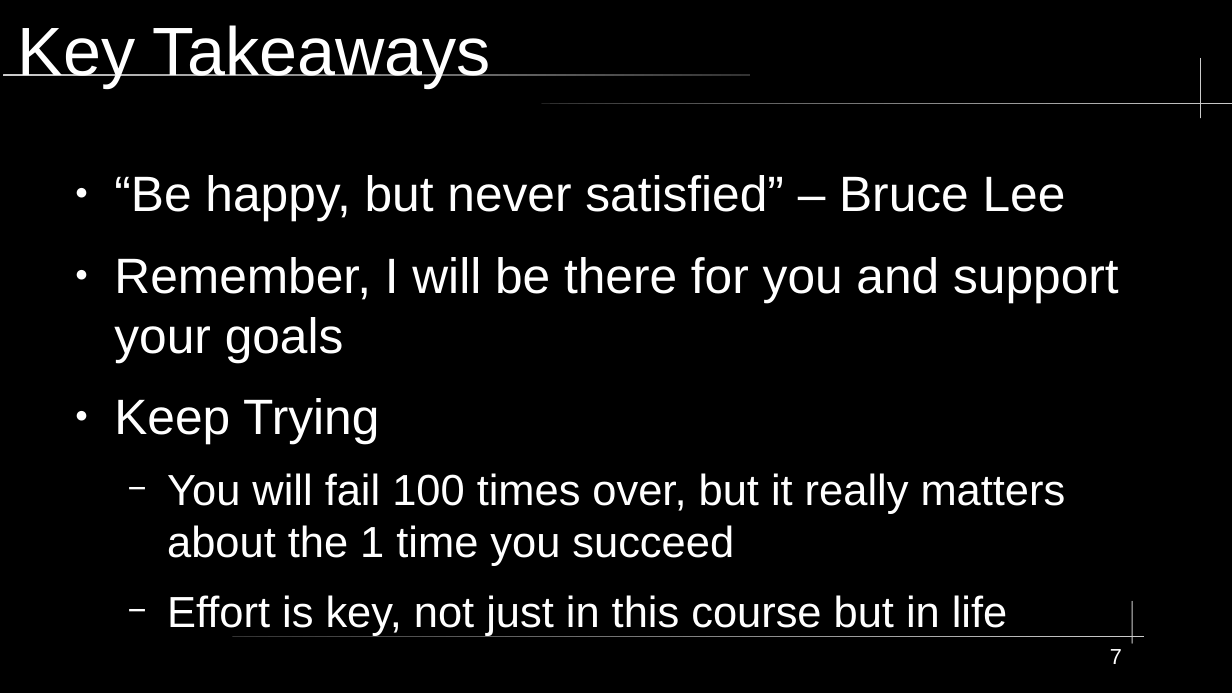
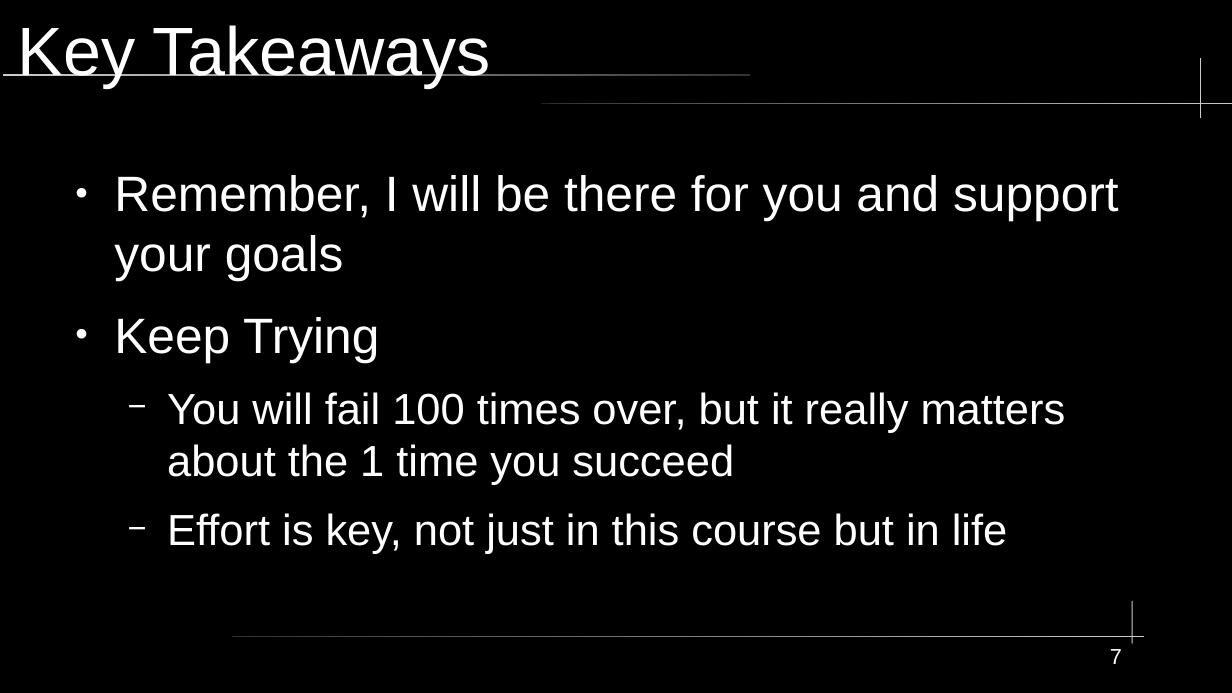
Before and after one commit to xXxSpicyBoiiixXx/COMPSFI-202, a slide deck: slide 7 of Fall2025-Introductions.odp. Drawn at 1232x693 pixels with LibreOffice and Linux fonts; fonts in the diff are those of the drawing. Boxes give left, top, right and bottom in pixels: in the first picture for what was removed or moved away, otherwise in the second. Text is boxed around its words. In the diff, an @@ line names an element or a change of style, - is before the commit and + after.

```diff
--- a/Fall2025-Introductions.odp
+++ b/Fall2025-Introductions.odp
@@ text at bbox=[114, 175, 1066, 221]: paragraph removed @@
-● “Be happy, but never satisfied” – Bruce Lee
```
Also in this commit, not shown: 2 other slides changed, 25 other files.
